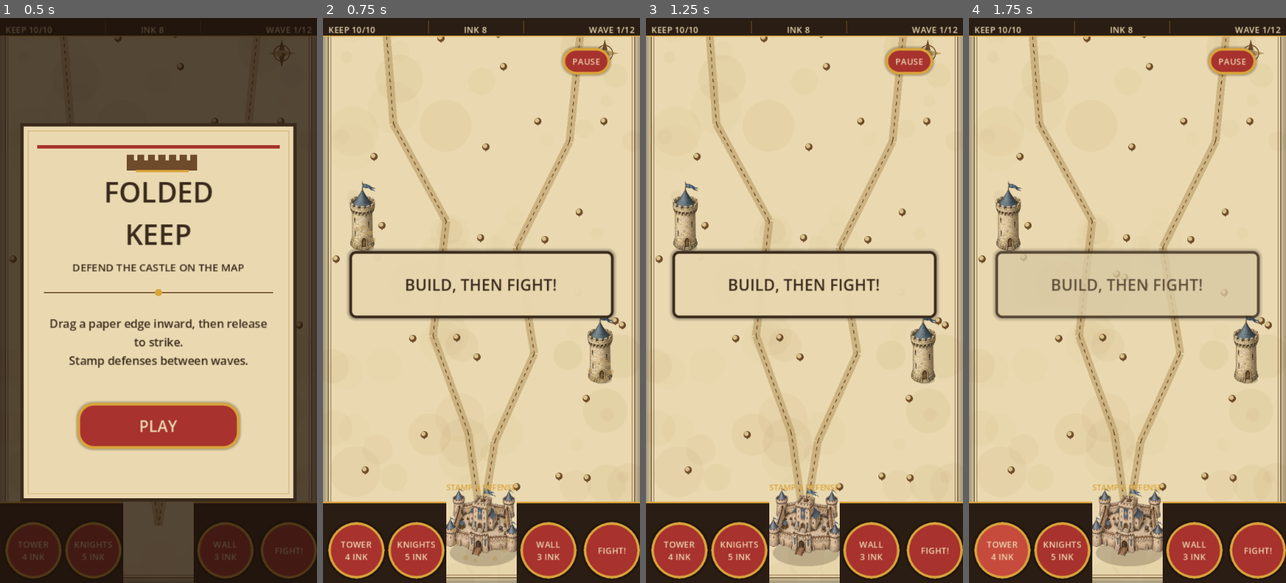
Above: before the commit, frames 1-4 (left to right).
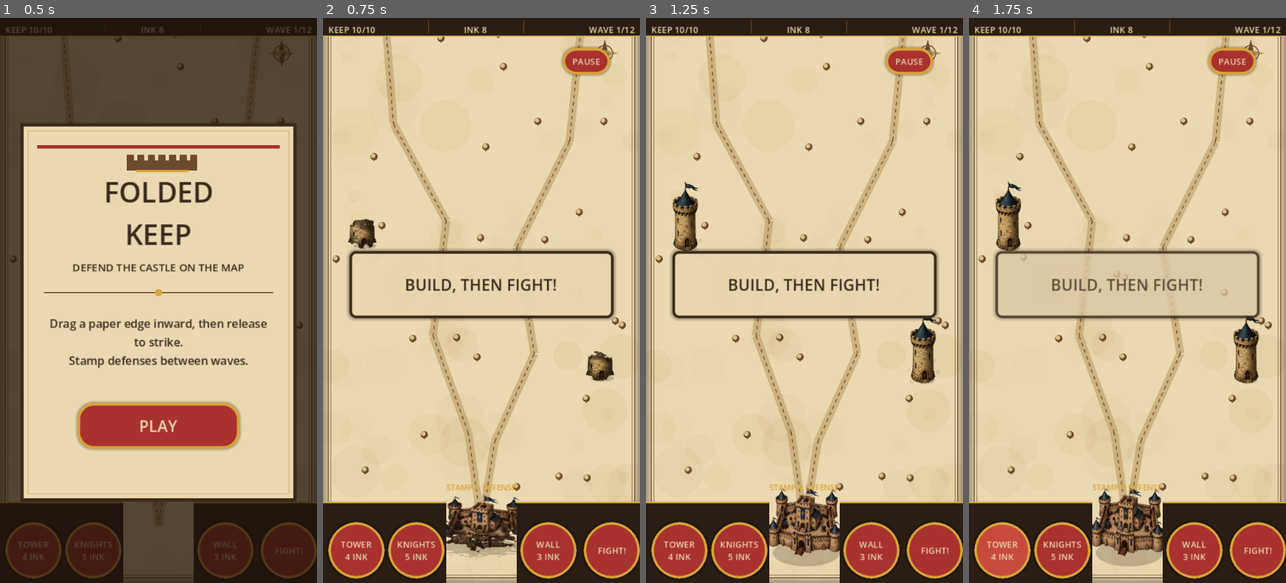
Above: after the commit, the same moments.

Repository: vortechU/folded-keep
Game: Godot game, scene res://scenes/main.tscn
The game is run twice, just before and just after one commit, with the same random seed, the same clock (stepped at 60 frames per second) and the same inputs.
Inputs:
- Up to frame 1 (0.5 s): no input
- Up to frame 2 (0.75 s): click "PLAY" at 0.5 s
- Up to frame 3 (1.25 s): no input
- Up to frame 4 (1.75 s): click "TOWER 4 INK" at 1.25 s

Frame 1 is identical in both runs. In frame 2, 3.7% of the frame differs, in the area x 7-92%, y 28-97%; in frame 3, 3.3%; in frame 4, 3.3%.

Commit message:
Ink look: hand-drawn line boil and ink-soak reveal on units and buildings, quill scribble on spawn, crushed units soak away, splats bleed into the paper; ink test
Co-Authored-By: Claude Opus 5.5 <noreply@anthropic.com>

Diff:
--- /dev/null
+++ b/scenes/tests/ink_test.tscn
@@ -0,0 +1,6 @@
+[gd_scene format=3]
+
+[ext_resource type="Script" path="res://scripts/tests/ink_test.gd" id="1"]
+
+[node name="InkTest" type="Node"]
+script = ExtResource("1")
--- a/scripts/buildings/building.gd
+++ b/scripts/buildings/building.gd
@@ -9,6 +9,8 @@
 @export var max_hp := 0 ## 0 = indestructible
 
 signal destroyed(building: Building)
+
+const InkShader := preload("res://shaders/ink.gdshader")
 
 ## Painted sprites (see ART_BRIEF.md). Kinds without one use the placeholder drawing below.
 const SPRITE_DIR := "res://assets/sprites/buildings/"
@@ -25,17 +27,31 @@
 func _ready() -> void:
 	add_to_group("building")
 	hp = max_hp
+	var mat := ShaderMaterial.new()
+	mat.shader = InkShader
+	mat.set_shader_parameter("seed", randf() * 100.0)
+	mat.set_shader_parameter("boil", 0.8)
+	# the stamp soaks in from the middle of the drawing (sprites stand on the footprint's bottom)
+	var w: float = SPRITE_WIDTH.get(kind, size.x)
+	mat.set_shader_parameter("center", Vector2(0, size.y * 0.5 - w * 0.6) if kind != "wall" else Vector2.ZERO)
+	mat.set_shader_parameter("radius", w * 0.9)
+	material = mat
 	_stamp()
+
+
+func _set_reveal(v: float) -> void:
+	(material as ShaderMaterial).set_shader_parameter("reveal", v)
 
 
 ## Buildings are stamped onto the map: drop in big, squash, settle.
 func _stamp() -> void:
 	scale = Vector2(1.45, 1.45)
-	modulate.a = 0.0
+	_set_reveal(0.0)
 	var tw := create_tween()
 	tw.set_parallel()
 	tw.tween_property(self, "scale", Vector2(1.18, 0.82), 0.09).set_ease(Tween.EASE_IN).set_trans(Tween.TRANS_QUAD)
-	tw.tween_property(self, "modulate:a", 1.0, 0.06)
+	# the stamp's wet ink soaks into the paper
+	tw.tween_method(_set_reveal, 0.15, 1.0, 0.4).set_ease(Tween.EASE_OUT)
 	tw.chain().tween_callback(func():
 		var fx := Fx.of(self)
 		if fx:
@@ -61,7 +77,7 @@
 	destroyed.emit(self)
 	var tw := create_tween().set_parallel()
 	tw.tween_property(self, "scale", Vector2(0.2, 0.2), 0.35).set_ease(Tween.EASE_IN)
-	tw.tween_property(self, "modulate:a", 0.0, 0.35)
+	tw.tween_method(_set_reveal, 1.0, 0.0, 0.35)
 	tw.chain().tween_callback(queue_free)
 
 
@@ -82,7 +98,7 @@
 		remove_from_group("building")
 		destroyed.emit(self)
 		var tw := create_tween()
-		tw.tween_property(self, "modulate:a", 0.0, 0.25)
+		tw.tween_method(_set_reveal, 1.0, 0.0, 0.35)
 		tw.tween_callback(queue_free)
 
 
--- a/scripts/fx/fx.gd
+++ b/scripts/fx/fx.gd
@@ -5,7 +5,7 @@
 ## Get it with `Fx.of(node)`. The fold controller adds it to the Board, above the folded map.
 ## Owner: Claude (see DESIGN.md).
 
-enum Kind { PUFF, DROP, RING, STAR, TEXT }
+enum Kind { PUFF, DROP, RING, STAR, TEXT, SCRIBBLE }
 
 const MAX_PARTS := 500
 const MAP := Rect2(0, 0, 360, 640)
@@ -79,6 +79,18 @@
 func star(pos: Vector2, color := Palette.GOLD) -> void:
 	_add({"kind": Kind.STAR, "pos": pos, "v": Vector2.ZERO, "drag": 1.0, "life": 0.22, "r": 9.0, "color": color,
 		"a": randf() * TAU})
+
+
+## A quill's quick sketch loop around a spot (something being drawn onto the map).
+func scribble(pos: Vector2, radius: float, color := Palette.SEPIA) -> void:
+	var pts := PackedVector2Array()
+	var a0 := randf() * TAU
+	for i in 22:
+		var a := a0 + i * TAU * 2.2 / 22.0
+		var r := radius * randf_range(0.75, 1.15)
+		pts.append(pos + Vector2(cos(a) * r, sin(a) * r * 0.8))
+	_add({"kind": Kind.SCRIBBLE, "pos": pos, "v": Vector2.ZERO, "drag": 1.0, "life": 0.5, "r": radius,
+		"color": color, "pts": pts})
 
 
 ## Floating popup text (rewards, combos).
@@ -173,6 +185,11 @@
 				for i in 6:
 					var d := Vector2.from_angle(p.a + TAU * i / 6.0)
 					draw_line(pos + d * r * 0.5, pos + d * r, Color(col, 1.0 - k), 1.5)
+			Kind.SCRIBBLE:
+				var pts: PackedVector2Array = p.pts
+				var n := mini(pts.size(), int(pts.size() * k * 2.4) + 2)
+				var a := clampf((1.0 - k) * 2.5, 0.0, 1.0)
+				draw_polyline(pts.slice(0, n), Color(col, 0.8 * a), 1.0)
 			Kind.TEXT:
 				var fs: int = p.size
 				var pop := 1.0 + 0.6 * maxf(0.0, 1.0 - k * 8.0)
--- /dev/null
+++ b/scripts/tests/ink_test.gd
@@ -0,0 +1,61 @@
+extends Node
+## Visual check of the ink look: units inked in as they appear, line boil, stamp soak, crush dissolve,
+## splats bleeding into the paper. Saves crops of the 2x map render.
+## Run: Godot.exe --path . res://scenes/tests/ink_test.tscn -- --autotest-ink=<dir>
+
+var _dir := ""
+var _main: Node
+
+
+func _ready() -> void:
+	for arg in OS.get_cmdline_user_args():
+		if arg.begins_with("--autotest-ink="):
+			_dir = arg.trim_prefix("--autotest-ink=")
+	_main = load("res://scenes/main.tscn").instantiate()
+	add_child(_main)
+	_run()
+
+
+func _run() -> void:
+	await _wait(0.8)
+	var screens := _main.find_child("GameScreens", true, false)
+	if screens:
+		screens._on_primary_pressed()
+	_main._autotest = true
+	_main._start_wave()
+	var units: Array[Unit] = []
+	var x := 70.0
+	for kind in ["grunt", "runner", "brute", "pinner", "imp", "flyer"]:
+		var u: Unit = _main._spawn_enemy(kind)
+		u.position = Vector2(x, 300)
+		u.speed = 0.0
+		units.append(u)
+		x += 45.0
+	await _wait(0.2)
+	await _map("a_inking_in")
+	await _wait(0.6)
+	await _map("b_inked")
+	await _wait(0.26)
+	await _map("c_boil_next_frame")
+	_main._add_building("tower", Vector2(120, 400), Vector2(22, 22))
+	await _wait(0.12)
+	await _map("d_stamp_soaking")
+	units[0].on_crushed()
+	units[2].crushes_to_kill = 1
+	units[2].on_crushed()
+	await _wait(0.2)
+	await _map("e_crush_dissolve")
+	await _wait(0.6)
+	await _map("f_splat_bled")
+	print("INK done")
+	get_tree().quit()
+
+
+func _map(name: String) -> void:
+	await RenderingServer.frame_post_draw
+	if _dir != "":
+		_main.map_viewport.get_texture().get_image().save_png("%s/%s.png" % [_dir, name])
+
+
+func _wait(sec: float) -> void:
+	await get_tree().create_timer(sec, true, false, true).timeout
--- a/scripts/units/unit.gd
+++ b/scripts/units/unit.gd
@@ -4,6 +4,8 @@
 ## Placeholder art is drawn in _draw() until the real sprites land.
 
 signal died(unit: Unit)
+
+const InkShader := preload("res://shaders/ink.gdshader")
 signal reached_keep(unit: Unit)
 ## Ink Imp finished gnawing: the map should tear here.
 signal gnawed(pos: Vector2)
@@ -77,6 +79,7 @@
 var _face := 1.0 ## 1 = facing right, -1 = mirrored
 var _last_x := 0.0
 var _hammer := 0.0
+var _inked := false ## drawn onto the map yet (happens as it steps inside the frame)
 var _refuse := 0.0 ## red shake on the nail when a fold is refused
 
 
@@ -102,6 +105,26 @@
 	add_to_group("unit")
 	add_to_group("enemy" if team == Team.ENEMY else "ally")
 	_t = randf() * 10.0
+	var mat := ShaderMaterial.new()
+	mat.shader = InkShader
+	mat.set_shader_parameter("seed", randf() * 100.0)
+	mat.set_shader_parameter("reveal", 0.0)
+	mat.set_shader_parameter("center", Vector2(0, -7.0 * _size))
+	mat.set_shader_parameter("radius", 14.0 * _size)
+	material = mat
+
+
+func _set_reveal(v: float) -> void:
+	(material as ShaderMaterial).set_shader_parameter("reveal", v)
+
+
+## An invisible quill sketches the unit in as it steps onto the map, then the ink floods it.
+func _ink_in() -> void:
+	_inked = true
+	create_tween().tween_method(_set_reveal, 0.0, 1.0, 0.45)
+	var fx := Fx.of(self)
+	if fx:
+		fx.scribble(position + Vector2(0, -6) * _size, 8.0 * _size)
 
 
 func is_alive() -> bool:
@@ -112,6 +135,8 @@
 	if not _alive:
 		return
 	_t += delta
+	if not _inked and Rect2(Vector2.ZERO, Paper.SIZE).grow(-2.0).has_point(position):
+		_ink_in()
 	_flash = maxf(0.0, _flash - delta)
 	_refuse = maxf(0.0, _refuse - delta)
 	queue_redraw()
@@ -364,8 +389,9 @@
 	died.emit(self)
 	var tw := create_tween()
 	tw.tween_property(self, "scale", Vector2(1.9, 0.12), 0.05)
-	tw.tween_interval(0.12)
-	tw.tween_property(self, "modulate:a", 0.0, 0.08)
+	tw.tween_interval(0.08)
+	# the ink soaks away into the paper (the splat stays)
+	tw.tween_method(_set_reveal, 1.0, 0.0, 0.3)
 	tw.tween_callback(queue_free)
 
 
--- a/scripts/world/splats.gd
+++ b/scripts/world/splats.gd
@@ -1,19 +1,31 @@
 extends Node2D
 ## Permanent ink splats left on the map by crushed units. The map remembers every battle.
 
-var _blobs: Array = []
+const BLEED_TIME := 0.5 ## seconds for a fresh splat to spread into the paper
+
+var _blobs: Array = [] ## [pos, radius, color, born]
 var _patches: Array = [] ## stitched-up tears: [pos, radius]
+var _time := 0.0
+var _last_born := -10.0
 
 
 func _ready() -> void:
 	add_to_group("splats")
 
 
+func _process(delta: float) -> void:
+	_time += delta
+	if _time - _last_born < BLEED_TIME + 0.05:
+		queue_redraw()
+
+
 func add_splat(pos: Vector2, color: Color) -> void:
-	_blobs.append([pos, 6.0, color])
+	_last_born = _time
+	_blobs.append([pos, 6.0, color, _time])
 	for i in randi_range(5, 9):
 		var off := Vector2.from_angle(randf() * TAU) * randf_range(3.0, 11.0)
-		_blobs.append([pos + off, randf_range(1.0, 3.5), color])
+		# droplets further out land a moment later
+		_blobs.append([pos + off, randf_range(1.0, 3.5), color, _time + off.length() * 0.01])
 	queue_redraw()
 
 
@@ -36,5 +48,17 @@
 			draw_line(Vector2(x, rect.position.y - 2), Vector2(x + 2, rect.position.y + 2), Palette.INK, 1.0)
 			draw_line(Vector2(x, rect.end.y - 2), Vector2(x + 2, rect.end.y + 2), Palette.INK, 1.0)
 			x += 5.0
+	# a soft halo where the ink bled into the paper fibers, then the blot itself
 	for b in _blobs:
-		draw_circle(b[0], b[1], Color(b[2], 0.85))
+		var r: float = b[1] * _grown(b[3])
+		if r > 0.1:
+			draw_circle(b[0], r * 1.35, Color(b[2], 0.18))
+	for b in _blobs:
+		var r: float = b[1] * _grown(b[3])
+		if r > 0.1:
+			draw_circle(b[0], r, Color(b[2], 0.85))
+
+
+func _grown(born: float) -> float:
+	var k := clampf((_time - born) / BLEED_TIME, 0.0, 1.0)
+	return 1.0 - pow(1.0 - k, 3.0)
--- /dev/null
+++ b/shaders/ink.gdshader
@@ -0,0 +1,54 @@
+shader_type canvas_item;
+// Ink printed on the parchment: hand-drawn "line boil" (the drawing re-traces itself a few times a
+// second) and a reveal that soaks the ink in (0 = blank paper, 1 = fully printed) with a dark wet
+// front. Used by units and buildings (one material per node, `reveal` set from code).
+// Owner: Claude.
+
+uniform float reveal : hint_range(0.0, 1.0) = 1.0;
+uniform float boil = 1.0; // wobble in screen pixels
+uniform float boil_fps = 4.0;
+uniform float seed = 0.0;
+uniform vec4 wet_ink : source_color = vec4(0.13, 0.09, 0.06, 1.0);
+// the reveal spreads out from here (local coordinates), reaching `radius` when reveal = 1
+uniform vec2 center = vec2(0.0, -7.0);
+uniform float radius = 14.0;
+
+varying vec2 local;
+
+float hash(vec2 p) {
+	return fract(sin(dot(p, vec2(127.1, 311.7))) * 43758.5453);
+}
+
+float noise(vec2 p) {
+	vec2 i = floor(p);
+	vec2 f = fract(p);
+	f = f * f * (3.0 - 2.0 * f);
+	return mix(mix(hash(i), hash(i + vec2(1.0, 0.0)), f.x),
+		mix(hash(i + vec2(0.0, 1.0)), hash(i + vec2(1.0, 1.0)), f.x), f.y);
+}
+
+void vertex() {
+	local = VERTEX;
+	// shapes drawn in code have many vertices: nudge each one, re-rolled every boil frame
+	float st = floor(TIME * boil_fps) + seed;
+	VERTEX += (vec2(noise(VERTEX * 0.4 + st * 7.13), noise(VERTEX * 0.4 + st * 3.71 + 19.0)) - 0.5) * boil * 0.6;
+}
+
+void fragment() {
+	float st = floor(TIME * boil_fps) + seed;
+	// textures: wobble the lookup by about `boil` screen pixels
+	vec2 px = fwidth(UV);
+	vec2 wob = vec2(noise(local * 0.7 + st * 5.7), noise(local * 0.7 + st * 2.9 + 7.0)) - 0.5;
+	vec4 c = texture(TEXTURE, UV + wob * boil * px) * COLOR;
+	if (reveal < 0.999) {
+		// a blot soaking outward from the center, with a ragged fibrous edge
+		float d = length(local - center) / radius;
+		float n = d * 0.75 + noise(local * 0.22 + seed * 13.0) * 0.3 + noise(local * 0.9 - seed) * 0.08;
+		float front = reveal * 1.25;
+		float inked = smoothstep(front + 0.03, front - 0.03, n);
+		float wet = smoothstep(front - 0.35, front, n) * inked;
+		c.rgb = mix(c.rgb, wet_ink.rgb, wet * 0.8);
+		c.a *= inked;
+	}
+	COLOR = c;
+}
Not shown, added: scripts/tests/ink_test.gd.uid
Not shown, added: shaders/ink.gdshader.uid
Not shown, changed: TASKS.md
